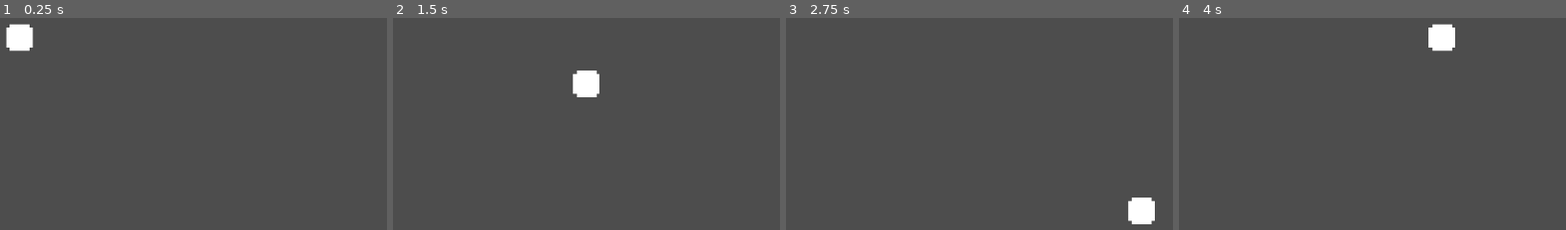
Above: before the commit, frames 1-4 (left to right).
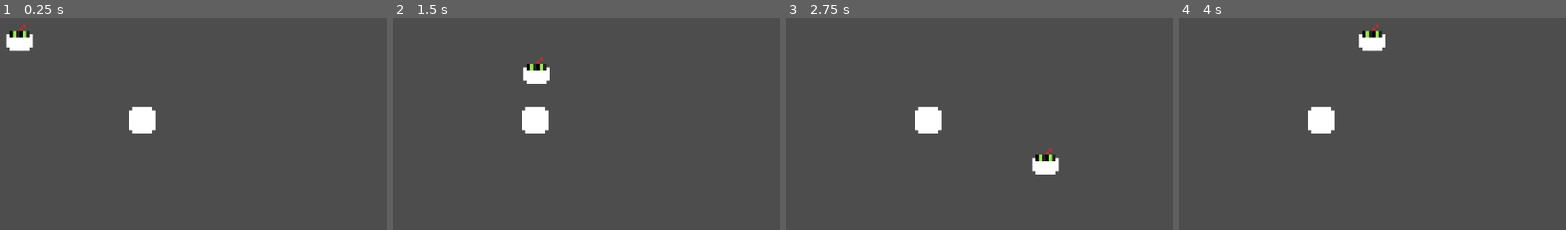
Above: after the commit, the same moments.

Repository: Tavyah/Snake
Game: Godot game, scene res://Scenes/Game.tscn
Two runs of this game, one before a commit and one after it. Both use one fixed random seed, a clock stepped at 60 frames per second and the inputs below.
Inputs:
- Up to frame 1 (0.25 s): no input
- Up to frame 2 (1.5 s): tap Enter at 0.5 s; hold D (move_right) 0.53-1.28 s; hold Down (move_down) from 1.28 s (still down)
- Up to frame 3 (2.75 s): release Down (move_down) at 2.03 s; hold D (move_right) from 2.03 s (still down)
- Up to frame 4 (4 s): release D (move_right) at 2.78 s; hold W (move_up) 2.78-3.53 s; hold A (move_left) from 3.53 s (still down)

The runs differ from the first frame. In frame 1, 1.2% of the frame differs, in the area x 1-41%, y 2-55%; in frame 2, 2.3%; in frame 3, 2.3%, in the area x 33-96%, y 41-98%; in frame 4, 2.3%.

Commit message:
added food for snake

Diff:
--- a/Scenes/Game.tscn
+++ b/Scenes/Game.tscn
@@ -1,6 +1,7 @@
-[gd_scene load_steps=2 format=3 uid="uid://faetjs2qgtbg"]
+[gd_scene load_steps=3 format=3 uid="uid://faetjs2qgtbg"]
 
 [ext_resource type="PackedScene" uid="uid://cpsgnibyjpkq5" path="res://Scenes/Snake.tscn" id="1_l3s3s"]
+[ext_resource type="PackedScene" uid="uid://ddwhukdarjwv2" path="res://Scenes/food.tscn" id="2_0vda3"]
 
 [node name="Game" type="Node2D"]
 
@@ -8,3 +9,6 @@
 zoom = Vector2(5, 5)
 
 [node name="Snake" parent="." instance=ExtResource("1_l3s3s")]
+
+[node name="Food" parent="." instance=ExtResource("2_0vda3")]
+position = Vector2(37, 25)
--- a/Scenes/Snake.tscn
+++ b/Scenes/Snake.tscn
@@ -1,7 +1,7 @@
 [gd_scene load_steps=4 format=3 uid="uid://cpsgnibyjpkq5"]
 
 [ext_resource type="Script" path="res://Scenes/snake.gd" id="1_acf6x"]
-[ext_resource type="Texture2D" uid="uid://ds0qpcv46rfnm" path="res://Assets/snake_body.png" id="2_hua4h"]
+[ext_resource type="Texture2D" uid="uid://cmyhh8yvloreb" path="res://Assets/snake_head.png" id="2_dhwu6"]
 
 [sub_resource type="RectangleShape2D" id="RectangleShape2D_t0nn5"]
 size = Vector2(8, 8)
@@ -11,7 +11,7 @@
 metadata/_edit_group_ = true
 
 [node name="Sprite2D" type="Sprite2D" parent="."]
-texture = ExtResource("2_hua4h")
+texture = ExtResource("2_dhwu6")
 
 [node name="CollisionShape2D" type="CollisionShape2D" parent="."]
 shape = SubResource("RectangleShape2D_t0nn5")
--- /dev/null
+++ b/Scenes/food.gd
@@ -0,0 +1,4 @@
+extends RigidBody2D
+
+func _process(delta: float) -> void:
+	pass
--- /dev/null
+++ b/Scenes/food.tscn
@@ -0,0 +1,17 @@
+[gd_scene load_steps=4 format=3 uid="uid://ddwhukdarjwv2"]
+
+[ext_resource type="Texture2D" uid="uid://ds0qpcv46rfnm" path="res://Assets/snake_body.png" id="1_to78f"]
+[ext_resource type="Script" path="res://Scenes/food.gd" id="1_vbd23"]
+
+[sub_resource type="RectangleShape2D" id="RectangleShape2D_50r0r"]
+size = Vector2(8, 8)
+
+[node name="Food" type="RigidBody2D"]
+gravity_scale = 0.0
+script = ExtResource("1_vbd23")
+
+[node name="Sprite2D" type="Sprite2D" parent="."]
+texture = ExtResource("1_to78f")
+
+[node name="CollisionShape2D" type="CollisionShape2D" parent="."]
+shape = SubResource("RectangleShape2D_50r0r")
--- a/Scenes/snake.gd
+++ b/Scenes/snake.gd
@@ -1,7 +1,7 @@
 extends Area2D
 signal hit
 
-@export var speed = 70
+@export var speed = 50
 var screen_size
 var velocity = Vector2.ZERO
 var current_input
@@ -34,7 +34,6 @@
 	#position = position.clamp(Vector2.ZERO, screen_size)
 
 func _on_body_entered(body: Node2D) -> void:
-	hide()
 	hit.emit()
 	$CollisionShape2D.set_deferred("disabled", true)
 
--- a/project.godot
+++ b/project.godot
@@ -32,12 +32,12 @@
 move_right={
 "deadzone": 0.5,
 "events": [Object(InputEventKey,"resource_local_to_scene":false,"resource_name":"","device":0,"window_id":0,"alt_presse …(189 unchanged characters)…
-, Object(InputEventKey,"resource_local_to_scene":false,"reso …(135 unchanged characters)… lse,"keycode":0,"physical_keycode":4194319,"key_label":0,"unicode":0,"location":0,"echo":false,"script":null)
+, Object(InputEventKey,"resource_local_to_scene":false,"reso …(135 unchanged characters)… lse,"keycode":0,"physical_keycode":4194321,"key_label":0,"unicode":0,"location":0,"echo":false,"script":null)
 ]
 }
 move_left={
 "deadzone": 0.5,
-"events": [Object(InputEventKey,"resource_local_to_scene":fa …(144 unchanged characters)… lse,"keycode":0,"physical_keycode":4194321,"key_label":0,"unicode":0,"location":0,"echo":false,"script":null)
+"events": [Object(InputEventKey,"resource_local_to_scene":fa …(144 unchanged characters)… lse,"keycode":0,"physical_keycode":4194319,"key_label":0,"unicode":0,"location":0,"echo":false,"script":null)
 , Object(InputEventKey,"resource_local_to_scene":false,"resource_name":"","device":0,"window_id":0,"alt_pressed":false,"shift_pressed":false,"ctrl_pressed":false,"meta_pressed":false,"pressed":false,"keycode":0,"physical_keycode":65,"key_label":0,"unicode":0,"location":0,"echo":false,"script":null)
 ]
 }
